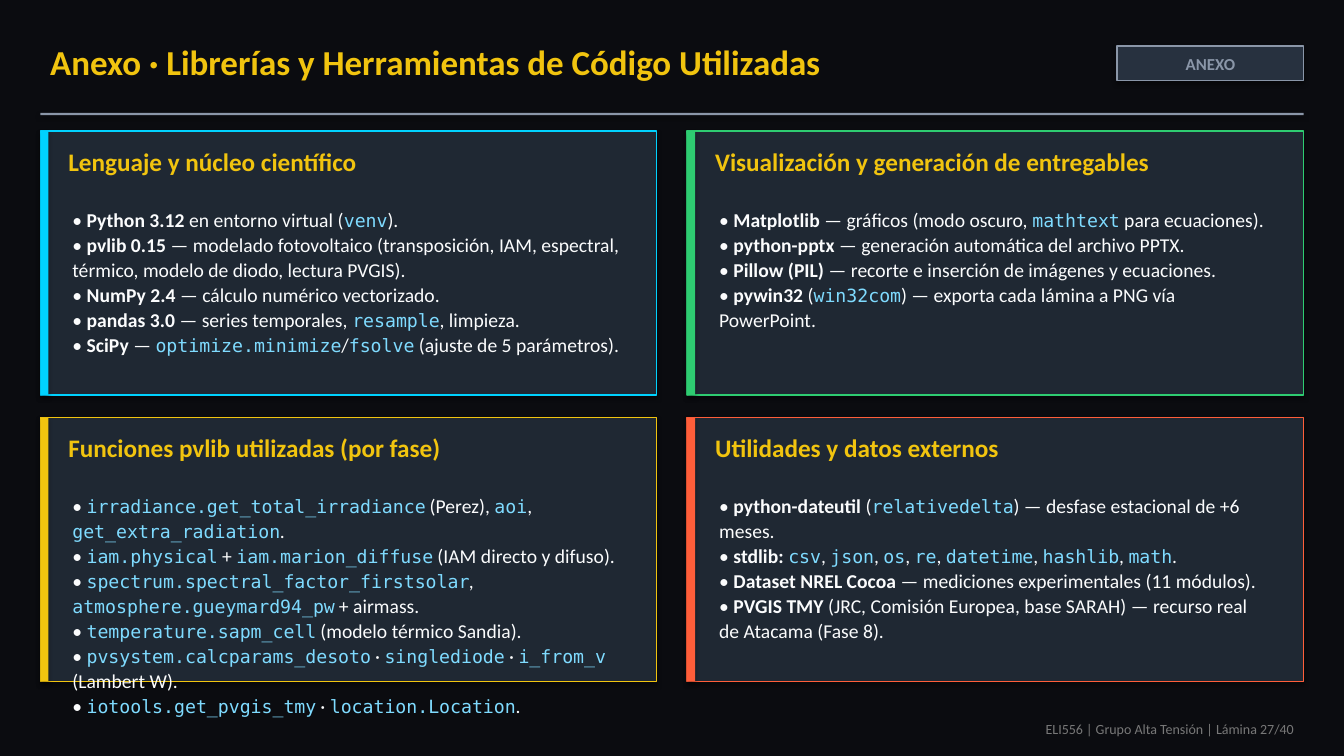
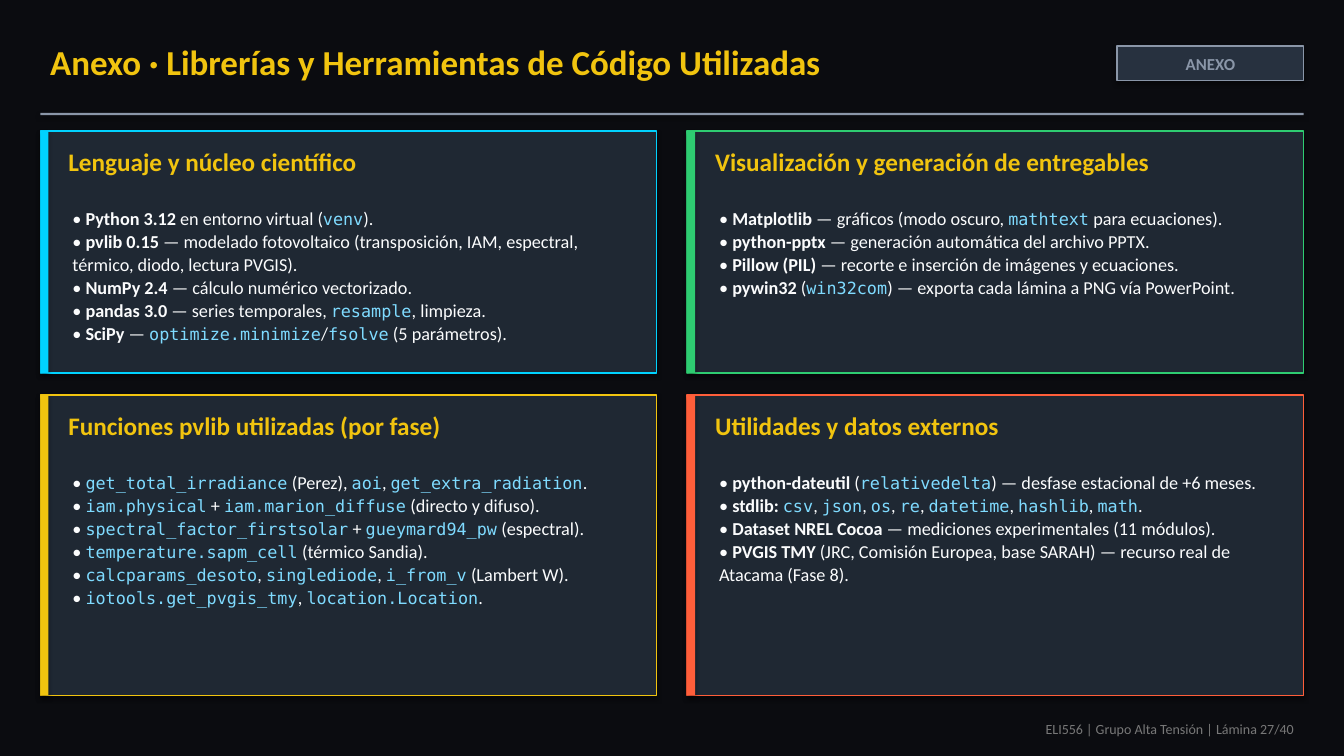
Before and after one commit to theChosen16/t2-paneles, a slide deck: slide 27 of output/Presentacion_Final_ELI556_Atacama_POA_Tarea2_revisado.pptx. Drawn at 1344x756 pixels with LibreOffice and Linux fonts; fonts in the diff are those of the drawing. Boxes give left, top, right and bottom in pixels: in the first picture for what was removed or moved away, otherwise in the second. Text is boxed around its words. In the diff, an @@ line names an element or a change of style, - is before the commit and + after.

```diff
--- a/output/Presentacion_Final_ELI556_Atacama_POA_Tarea2_revisado.pptx
+++ b/output/Presentacion_Final_ELI556_Atacama_POA_Tarea2_revisado.pptx
@@ rectangle: place and size @@
-rectangle at [40,131,657,395]
+rectangle at [40,131,657,373]
@@ rectangle: place and size @@
-rectangle at [40,131,48,395]
+rectangle at [40,131,48,373]
@@ rectangle: place and size @@
-rectangle at [688,131,1305,395]
+rectangle at [688,131,1305,373]
@@ rectangle: place and size @@
-rectangle at [688,131,696,395]
+rectangle at [688,131,696,373]
@@ text "• Matplotlib — gráficos (modo ..." at [732,212,1235,297]: size 14 to 13 pt; size 13 to 12 pt in "mathtext", "(win32com)"; line spacing 1.06 to 1.05 @@
@@ text at [72,235,578,274]: text changed; size 14 to 13 pt @@
-• pvlib 0.15 — modelado fotovoltaico (transposición, IAM, espectral, térmico, modelo de diodo, lectura PVGIS).
+• pvlib 0.15 — modelado fotovoltaico (transposición, IAM, espectral, térmico, diodo, lectura PVGIS).
@@ text at [86,212,486,321]: size 14 to 13 pt in "• Python 3.12 en entorno virtual (venv).", "• NumPy 2.4 — cálculo numérico vectorizado.", "• pandas 3.0 — series temporales, resample, ..."; size 13 to 12 pt in "(venv).", "resample,"; line spacing 1.06 to 1.05 @@
@@ text at [86,327,507,344]: text changed; size 14 to 12 pt; font Calibri to DejaVu Sans Mono; text colour #FBFCFD to #7FDBFF @@
-• SciPy — optimize.minimize/fsolve (ajuste de 5 parámetros).
+• SciPy — optimize.minimize/fsolve (5 parámetros).
@@ rectangle: place and size @@
-rectangle at [40,417,657,682]
+rectangle at [40,395,657,696]
@@ rectangle: place and size @@
-rectangle at [40,417,48,682]
+rectangle at [40,395,48,696]
@@ text "Funciones pvlib utilizadas (por fase)": place and size @@
-text "Funciones pvlib utilizadas (por fase)" at [68,438,441,461]
+text "Funciones pvlib utilizadas (por fase)" at [68,416,441,439]
@@ rectangle: place and size @@
-rectangle at [688,417,1305,682]
+rectangle at [688,395,1305,696]
@@ rectangle: place and size @@
-rectangle at [688,417,696,682]
+rectangle at [688,395,696,696]
@@ text "Utilidades y datos externos": place and size @@
-text "Utilidades y datos externos" at [715,439,999,461]
+text "Utilidades y datos externos" at [715,417,999,439]
@@ text at [86,476,584,608]: text changed; size 13 to 12 pt @@
-• irradiance.get_total_irradiance (Perez), aoi, get_extra_radiation.
-• iam.physical + iam.marion_diffuse (IAM directo y difuso).
-• spectrum.spectral_factor_firstsolar, atmosphere.gueymard94_pw + airmass.
-• temperature.sapm_cell (modelo térmico Sandia).
-• pvsystem.calcparams_desoto · singlediode · i_from_v (Lambert W).
-• iotools.get_pvgis_tmy · location.Location.
+• get_total_irradiance (Perez), aoi, get_extra_radiation.
+• iam.physical + iam.marion_diffuse (directo y difuso).
+• spectral_factor_firstsolar + gueymard94_pw (espectral).
+• temperature.sapm_cell (térmico Sandia).
+• calcparams_desoto, singlediode, i_from_v (Lambert W).
+• iotools.get_pvgis_tmy, location.Location.
@@ text "• python-dateutil (relativedelta) — desfase ...": place and size @@
-text "• python-dateutil (relativedelta) — desfase ..." at [719,499,1256,641]
+text "• python-dateutil (relativedelta) — desfase ..." at [719,476,1256,584]
@@ text "• python-dateutil (relativedelta) — desfase ..." at [719,476,1256,584]: size 14 to 13 pt in "• python-dateutil (relativedelta) — desfase estacional de ...", "• stdlib: csv, json, os, re, datetime, ...", "• Dataset NREL Cocoa — mediciones experimentales ...", "• PVGIS TMY (JRC, Comisión Europea, base ..."; size 13 to 12 pt in "(relativedelta)", "csv, json, os, re, datetime, hashlib, math."; line spacing 1.06 to 1.05 @@
```
Also in this commit, not shown: 5 other slides changed, 1 other file.
